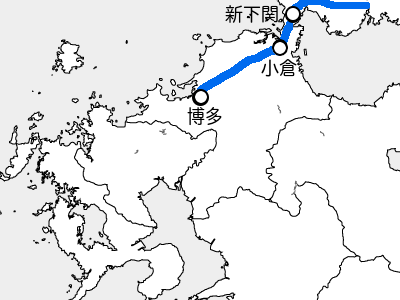
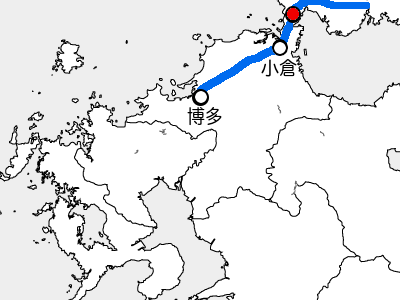
The second w=400, h=300 image is a revision of the first. Changes to its layers:
hid "新下関" over [225, 5, 278, 23]
added layer "1" above "sanyo_3_shinshimonoseki" over [287, 8, 299, 20]
